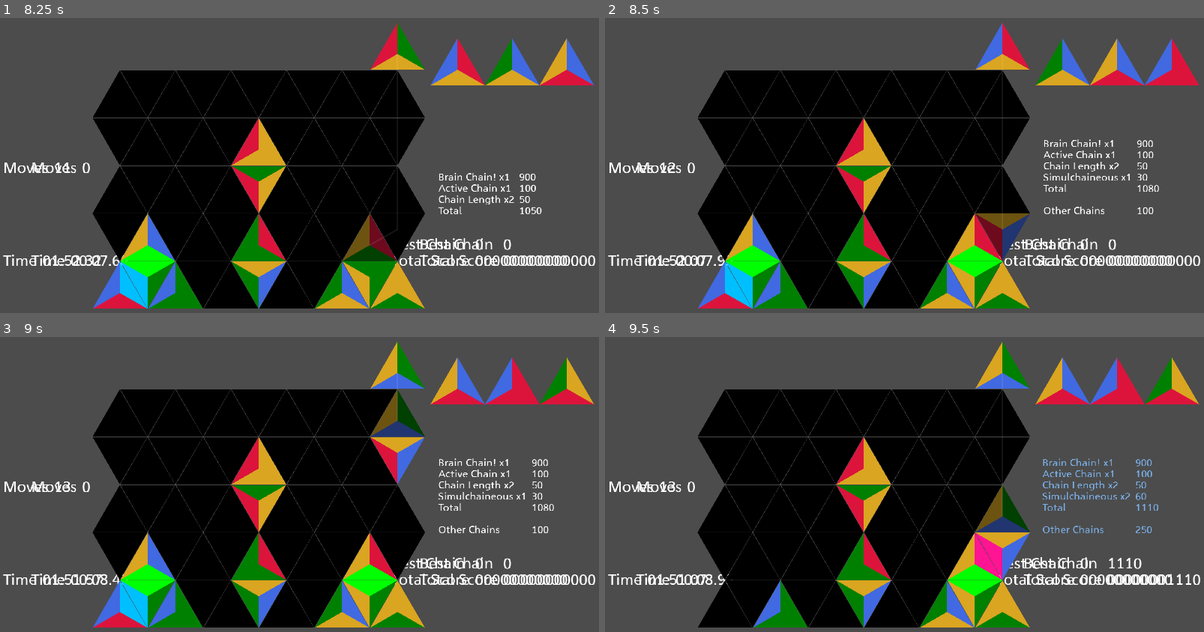
Above: before the commit, frames 1-4 (two rows, left to right).
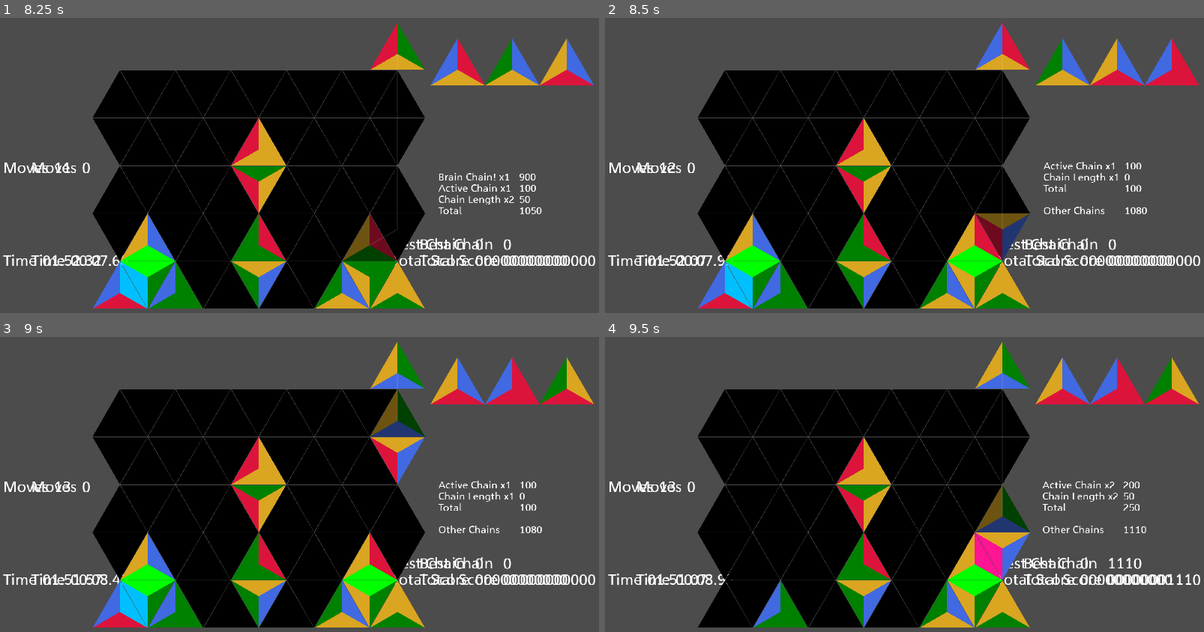
Above: after the commit, the same moments.

Repository: BoatsandJoes/tri-twist
Game: Godot game, scene res://scenes/ui/MainMenu.tscn
The game is run twice, just before and just after one commit, with the same random seed, the same clock (stepped at 60 frames per second) and the same inputs.
Inputs:
- Up to frame 1 (8.25 s): click "Go go go" at 0.5 s; tap Enter (ui_accept) at 1.25, 1.52, 2.27, 3.77, 4.52, 5.27, 6.77, 7.52 s; hold Keypad 6 (clockwise) 1.28-2.03 s; hold Up (ui_up) 1.28-2.78 s; tap Keypad 7 (counterclockwise) every 1.5 s from 2.1 to 8.1 s; hold Keypad 6 (clockwise) 2.78-3.53 s; hold A (left) 2.78-4.28 s; hold Down (ui_down) 4.28-5.03 s; hold Keypad 6 (clockwise) 4.28-5.03 s; hold D (right) 5.03-5.78 s; hold Up (ui_up) 5.78-6.53 s; hold Keypad 6 (clockwise) 5.78-6.53 s; hold D (right) from 6.53 s (still down); hold Keypad 6 (clockwise) 7.28-8.03 s
- Up to frame 2 (8.5 s): keep holding D (right); tap Enter (ui_accept) at 8.27 s
- Up to frame 3 (9 s): release D (right) at 8.78 s; hold Down (ui_down) from 8.78 s (still down); hold Keypad 6 (clockwise) from 8.78 s (still down)
- Up to frame 4 (9.5 s): keep holding Down (ui_down); keep holding Keypad 6 (clockwise)

Frame 1 is identical in both runs. In frame 2, 0.8% of the frame differs, in the area x 73-93%, y 41-67%; in frame 3, 0.8%; in frame 4, 0.9%, in the area x 72-93%, y 41-67%.

Commit message:
Score display tweaks.

Diff:
--- a/scenes/ui/ComboDisplay.gd
+++ b/scenes/ui/ComboDisplay.gd
@@ -27,120 +27,88 @@
 	#pass
 
 func update_scorecard():
-	if $CompleteScorecardTimer.is_stopped():
-		# Only update if we are not showing a recently completed combo.
-		var comboToDisplay = null
-		var nonDisplayedScoreTotal: int = 0
-		for comboKey in combos.keys():
-			var thisCombo: Dictionary = score_chain(combos.get(comboKey))
-			# Put scored combo back.
-			combos[comboKey] = thisCombo
-			if comboToDisplay == null || thisCombo.get("scoreTotal") > comboToDisplay.get("scoreTotal"):
-				if comboToDisplay != null:
-					# update nondisplayed tally
-					nonDisplayedScoreTotal = nonDisplayedScoreTotal + comboToDisplay.get("scoreTotal")
-				# Replace old displayed combo with new one
-				comboToDisplay = thisCombo
-				displayedComboKey = comboKey
-			else:
-				# Update nondisplayed tally
-				nonDisplayedScoreTotal = nonDisplayedScoreTotal + thisCombo.get("scoreTotal")
-		if comboToDisplay != null:
-			if (comboToDisplay.has("brainChainCount")):
-				$Scorecard/ComboCounter/GalaxyBrainChain.text = "Brain Chain! x" + String(comboToDisplay.get("brainChainCount"))
-				$Scorecard/ComboCounter/GalaxyBrainChain.visible = true
-				if comboToDisplay.get("brainChainCount") > 5:
-					$Scorecard/ComboCounter/GalaxyBrainChain.text = "GALAXY " + $Scorecard/ComboCounter/GalaxyBrainChain.text
-				$Scorecard/ComboScore/BrainChainScore.text = String(comboToDisplay.get("brainChainScore"))
-				$Scorecard/ComboScore/BrainChainScore.visible = true
-			else:
-				$Scorecard/ComboCounter/GalaxyBrainChain.visible = false
-				$Scorecard/ComboScore/BrainChainScore.visible = false
-			if (comboToDisplay.has("quickChainCount")):
-				$Scorecard/ComboCounter/QuickChain.text = "Quick Chain! x" + String(comboToDisplay.get("quickChainCount"))
-				$Scorecard/ComboCounter/QuickChain.visible = true
-				$Scorecard/ComboScore/QuickChainScore.text = String(comboToDisplay.get("quickChainScore"))
-				$Scorecard/ComboScore/QuickChainScore.visible = true
-			else:
-				$Scorecard/ComboCounter/QuickChain.visible = false
-				$Scorecard/ComboScore/QuickChainScore.visible = false
-			if (comboToDisplay.has("activeChainCount")):
-				$Scorecard/ComboCounter/ActiveChain.text = "Active Chain x" + String(comboToDisplay.get("activeChainCount"))
-				$Scorecard/ComboCounter/ActiveChain.visible = true
-				$Scorecard/ComboScore/ActiveChainScore.text = String(comboToDisplay.get("activeChainScore"))
-				$Scorecard/ComboScore/ActiveChainScore.visible = true
-			if (comboToDisplay.has("sequentialChainCount")):
-				$Scorecard/ComboCounter/SequentialChain.text = ("Sequential Chain x"
-				+ String(comboToDisplay.get("sequentialChainCount")))
-				$Scorecard/ComboCounter/SequentialChain.visible = true
-				$Scorecard/ComboScore/SequentialChainScore.text = String(comboToDisplay.get("sequentialChainScore"))
-				$Scorecard/ComboScore/SequentialChainScore.visible = true
-			else:
-				$Scorecard/ComboCounter/SequentialChain.visible = false
-				$Scorecard/ComboScore/SequentialChainScore.visible = false
-			if (comboToDisplay.has("chainLengthBonus") && comboToDisplay.get("chainLengthBonus") > 0):
-				$Scorecard/ComboCounter/ChainLength.text = "Chain Length x" + String(comboToDisplay.get("chainLengthBonus"))
-				$Scorecard/ComboCounter/ChainLength.visible = true
-				$Scorecard/ComboScore/ChainLengthScore.text = String(comboToDisplay.get("chainLengthScore"))
-				$Scorecard/ComboScore/ChainLengthScore.visible = true
-			else:
-				$Scorecard/ComboCounter/ChainLength.visible = false
-				$Scorecard/ComboScore/ChainLengthScore.visible = false
-			if (comboToDisplay.has("twoTrickCount")):
-				$Scorecard/ComboCounter/TwoTrick.text = "Double Trouble x" + String(comboToDisplay.get("twoTrickCount"))
-				$Scorecard/ComboCounter/TwoTrick.visible = true
-				$Scorecard/ComboScore/TwoTrickScore.text = String(comboToDisplay.get("twoTrickScore"))
-				$Scorecard/ComboScore/TwoTrickScore.visible = true
-			else:
-				$Scorecard/ComboCounter/TwoTrick.visible = false
-				$Scorecard/ComboScore/TwoTrickScore.visible = false
-			if (comboToDisplay.has("hatTrickCount")):
-				$Scorecard/ComboCounter/HatTrick.text = "Hat Trick! x" + String(comboToDisplay.get("hatTrickCount"))
-				$Scorecard/ComboCounter/HatTrick.visible = true
-				$Scorecard/ComboScore/HatTrickScore.text = String(comboToDisplay.get("hatTrickScore"))
-				$Scorecard/ComboScore/HatTrickScore.visible = true
-			else:
-				$Scorecard/ComboCounter/HatTrick.visible = false
-				$Scorecard/ComboScore/HatTrickScore.visible = false
-			if (comboToDisplay.has("simulchaineousCount")):
-				$Scorecard/ComboCounter/SimulChaineous.text = "Simulchaineous x" + String(comboToDisplay.get("simulchaineousCount"))
-				$Scorecard/ComboCounter/SimulChaineous.visible = true
-				$Scorecard/ComboScore/SimulChaineousScore.text = String(comboToDisplay.get("simulchaineousScore"))
-				$Scorecard/ComboScore/SimulChaineousScore.visible = true
-			else:
-				$Scorecard/ComboCounter/SimulChaineous.visible = false
-				$Scorecard/ComboScore/SimulChaineousScore.visible = false
-			$Scorecard/ComboCounter/Total.text = "Total"
-			$Scorecard/ComboScore/TotalScore.text = String(comboToDisplay.get("scoreTotal"))
-			$Scorecard/ComboCounter/Total.visible = true
-			$Scorecard/ComboScore/TotalScore.visible = true
-			if nonDisplayedScoreTotal > 0:
-				$Scorecard/ComboCounter/OtherCombos.text = "\nOther Chains"
-				$Scorecard/ComboCounter/OtherCombos.visible = true
-				$Scorecard/ComboScore/OtherCombosScore.text = "\n" + String(nonDisplayedScoreTotal)
-				$Scorecard/ComboScore/OtherCombosScore.visible = true
-			else:
-				$Scorecard/ComboCounter/OtherCombos.text = ""
-				$Scorecard/ComboCounter/OtherCombos.visible = false
-				$Scorecard/ComboScore/OtherCombosScore.text = String(0)
-				$Scorecard/ComboScore/OtherCombosScore.visible = false
-		else:
-			for child in $Scorecard/ComboCounter.get_children():
-				child.visible = false
-			for child in $Scorecard/ComboScore.get_children():
-				child.visible = false
-			displayedComboKey = null
-	else:
-		# Scorecard is frozen, but we still want to update the other scores.
-		var nonDisplayedScoreTotal: int = 0
-		for comboKey in combos.keys():
-			var thisCombo: Dictionary = combos.get(comboKey)
-			if !thisCombo.has("finished"):
-				thisCombo = score_chain(thisCombo)
-				# Put scored combo back.
-				combos[comboKey] = thisCombo
-				# Update nondisplayed tally
-				nonDisplayedScoreTotal = nonDisplayedScoreTotal + thisCombo.get("scoreTotal")
+	$CompleteScorecardTimer.stop()
+	$Scorecard.set_modulate(Color(1,1,1))
+	var comboToDisplay = null
+	var nonDisplayedScoreTotal: int = 0
+	for comboKey in combos.keys():
+		var thisCombo: Dictionary = score_chain(combos.get(comboKey))
+		# Put scored combo back.
+		combos[comboKey] = thisCombo
+		if comboKey == displayedComboKey:
+			comboToDisplay = thisCombo
+		else:
+			# Update nondisplayed tally
+			nonDisplayedScoreTotal = nonDisplayedScoreTotal + thisCombo.get("scoreTotal")
+	if comboToDisplay != null:
+		if (comboToDisplay.has("brainChainCount")):
+			$Scorecard/ComboCounter/GalaxyBrainChain.text = "Brain Chain! x" + String(comboToDisplay.get("brainChainCount"))
+			$Scorecard/ComboCounter/GalaxyBrainChain.visible = true
+			if comboToDisplay.get("brainChainCount") >= 5:
+				$Scorecard/ComboCounter/GalaxyBrainChain.text = "GALAXY " + $Scorecard/ComboCounter/GalaxyBrainChain.text
+			$Scorecard/ComboScore/BrainChainScore.text = String(comboToDisplay.get("brainChainScore"))
+			$Scorecard/ComboScore/BrainChainScore.visible = true
+		else:
+			$Scorecard/ComboCounter/GalaxyBrainChain.visible = false
+			$Scorecard/ComboScore/BrainChainScore.visible = false
+		if (comboToDisplay.has("quickChainCount")):
+			$Scorecard/ComboCounter/QuickChain.text = "Quick Chain! x" + String(comboToDisplay.get("quickChainCount"))
+			$Scorecard/ComboCounter/QuickChain.visible = true
+			$Scorecard/ComboScore/QuickChainScore.text = String(comboToDisplay.get("quickChainScore"))
+			$Scorecard/ComboScore/QuickChainScore.visible = true
+		else:
+			$Scorecard/ComboCounter/QuickChain.visible = false
+			$Scorecard/ComboScore/QuickChainScore.visible = false
+		if (comboToDisplay.has("activeChainCount")):
+			$Scorecard/ComboCounter/ActiveChain.text = "Active Chain x" + String(comboToDisplay.get("activeChainCount"))
+			$Scorecard/ComboCounter/ActiveChain.visible = true
+			$Scorecard/ComboScore/ActiveChainScore.text = String(comboToDisplay.get("activeChainScore"))
+			$Scorecard/ComboScore/ActiveChainScore.visible = true
+		if (comboToDisplay.has("sequentialChainCount")):
+			$Scorecard/ComboCounter/SequentialChain.text = ("Sequential Chain x"
+			+ String(comboToDisplay.get("sequentialChainCount")))
+			$Scorecard/ComboCounter/SequentialChain.visible = true
+			$Scorecard/ComboScore/SequentialChainScore.text = String(comboToDisplay.get("sequentialChainScore"))
+			$Scorecard/ComboScore/SequentialChainScore.visible = true
+		else:
+			$Scorecard/ComboCounter/SequentialChain.visible = false
+			$Scorecard/ComboScore/SequentialChainScore.visible = false
+		if (comboToDisplay.has("chainLengthBonus") && comboToDisplay.get("chainLengthBonus") > 0):
+			$Scorecard/ComboCounter/ChainLength.text = "Chain Length x" + String(comboToDisplay.get("chainLengthBonus"))
+			$Scorecard/ComboCounter/ChainLength.visible = true
+			$Scorecard/ComboScore/ChainLengthScore.text = String(comboToDisplay.get("chainLengthScore"))
+			$Scorecard/ComboScore/ChainLengthScore.visible = true
+		else:
+			$Scorecard/ComboCounter/ChainLength.visible = false
+			$Scorecard/ComboScore/ChainLengthScore.visible = false
+		if (comboToDisplay.has("twoTrickCount")):
+			$Scorecard/ComboCounter/TwoTrick.text = "Double Trouble x" + String(comboToDisplay.get("twoTrickCount"))
+			$Scorecard/ComboCounter/TwoTrick.visible = true
+			$Scorecard/ComboScore/TwoTrickScore.text = String(comboToDisplay.get("twoTrickScore"))
+			$Scorecard/ComboScore/TwoTrickScore.visible = true
+		else:
+			$Scorecard/ComboCounter/TwoTrick.visible = false
+			$Scorecard/ComboScore/TwoTrickScore.visible = false
+		if (comboToDisplay.has("hatTrickCount")):
+			$Scorecard/ComboCounter/HatTrick.text = "Hat Trick! x" + String(comboToDisplay.get("hatTrickCount"))
+			$Scorecard/ComboCounter/HatTrick.visible = true
+			$Scorecard/ComboScore/HatTrickScore.text = String(comboToDisplay.get("hatTrickScore"))
+			$Scorecard/ComboScore/HatTrickScore.visible = true
+		else:
+			$Scorecard/ComboCounter/HatTrick.visible = false
+			$Scorecard/ComboScore/HatTrickScore.visible = false
+		if (comboToDisplay.has("simulchaineousCount")):
+			$Scorecard/ComboCounter/SimulChaineous.text = "Simulchaineous x" + String(comboToDisplay.get("simulchaineousCount"))
+			$Scorecard/ComboCounter/SimulChaineous.visible = true
+			$Scorecard/ComboScore/SimulChaineousScore.text = String(comboToDisplay.get("simulchaineousScore"))
+			$Scorecard/ComboScore/SimulChaineousScore.visible = true
+		else:
+			$Scorecard/ComboCounter/SimulChaineous.visible = false
+			$Scorecard/ComboScore/SimulChaineousScore.visible = false
+		$Scorecard/ComboCounter/Total.text = "Total"
+		$Scorecard/ComboScore/TotalScore.text = String(comboToDisplay.get("scoreTotal"))
+		$Scorecard/ComboCounter/Total.visible = true
+		$Scorecard/ComboScore/TotalScore.visible = true
 		if nonDisplayedScoreTotal > 0:
 			$Scorecard/ComboCounter/OtherCombos.text = "\nOther Chains"
 			$Scorecard/ComboCounter/OtherCombos.visible = true
@@ -151,6 +119,12 @@
 			$Scorecard/ComboCounter/OtherCombos.visible = false
 			$Scorecard/ComboScore/OtherCombosScore.text = String(0)
 			$Scorecard/ComboScore/OtherCombosScore.visible = false
+	else:
+		for child in $Scorecard/ComboCounter.get_children():
+			child.visible = false
+		for child in $Scorecard/ComboScore.get_children():
+			child.visible = false
+		displayedComboKey = null
 
 func score_chain(combo) -> Dictionary:
 	var chainCount = 0
@@ -239,30 +213,19 @@
 				combo["simulchaineousCount"] = combo.get("simulchaineousCount") + 1
 			combos[loopComboKey] = combo
 	combos[comboKey] = comboValue
+	displayedComboKey = comboKey
 	update_scorecard()
 
 func end_combo_if_exists(comboKey):
 	if combos.has(comboKey):
+		if displayedComboKey == comboKey:
+			# Turn the displayed combo blue.
+			$CompleteScorecardTimer.start()
+			$Scorecard.set_modulate(Color(0.483521, 0.690471, 0.910156))
 		# emit combo score.
 		emit_signal("combo_done", combos.get(comboKey).get("scoreTotal"))
-		# XXX this is the only place we erase combos aside from combining chains.
-		# XXX Technically, the list could grow unbounded if new combos keep ending and restarting the timer.
-		# XXX similarly, we want to emit scores at some point rather than letting them stack up.
 		combos.erase(comboKey)
-		if $CompleteScorecardTimer.is_stopped():
-			# We only want to freeze the scorecard if this combo is the biggest (aka it's being shown currently).
-			# XXX keep othercombos the same color.
-			if displayedComboKey == comboKey:
-				$CompleteScorecardTimer.start()
-				$Scorecard.set_modulate(Color(0.483521, 0.690471, 0.910156))
-			update_scorecard()
-		#XXX elif $CompleteScorecardTimer.time_left < $CompleteScorecardTimer.wait_time / 2:
-			#XXX we only want to overwrite the scorecard if this combo is bigger than all unfinished combos.
-			#if false:
-				#XXX Show our new scorecard, and scale time_left cutoff based on the two scores.
-				# Restart timer.
-				#$CompleteScorecardTimer.start()
 
 func _on_CompleteScorecardTimer_timeout():
-	$Scorecard.set_modulate(Color(1, 1, 1))
+	displayedComboKey = null
 	update_scorecard()
--- a/scenes/ui/ComboDisplay.tscn
+++ b/scenes/ui/ComboDisplay.tscn
@@ -210,6 +210,6 @@
 custom_fonts/font = SubResource( 20 )
 
 [node name="CompleteScorecardTimer" type="Timer" parent="."]
-wait_time = 3.0
+wait_time = 5.0
 one_shot = true
 [connection signal="timeout" from="CompleteScorecardTimer" to="." method="_on_CompleteScorecardTimer_timeout"]
Not shown, changed: notes/known bugs.txt
Not shown, changed: notes/music and sfx.txt
Not shown, changed: notes/notes.txt
Not shown, changed: notes/scoring.txt
